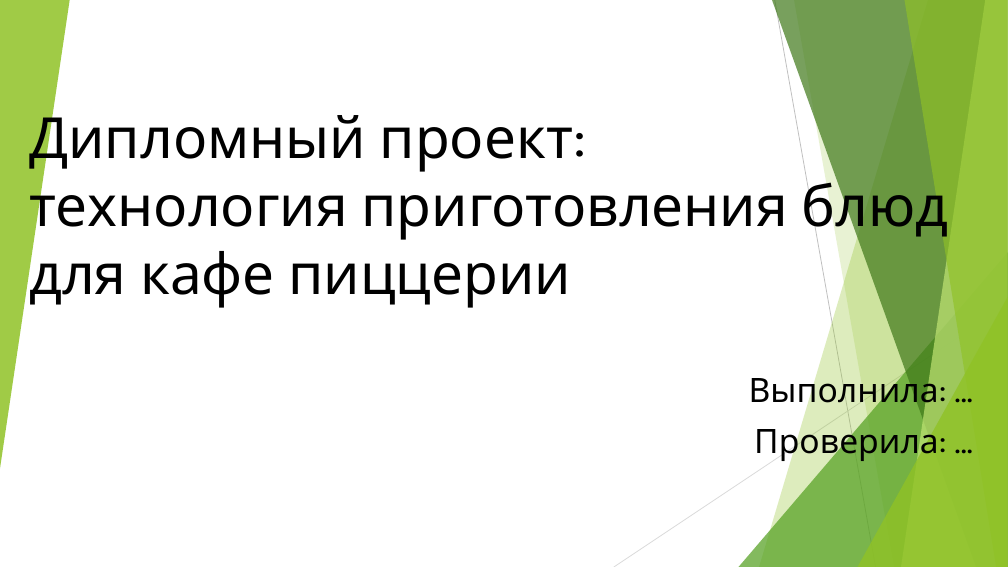
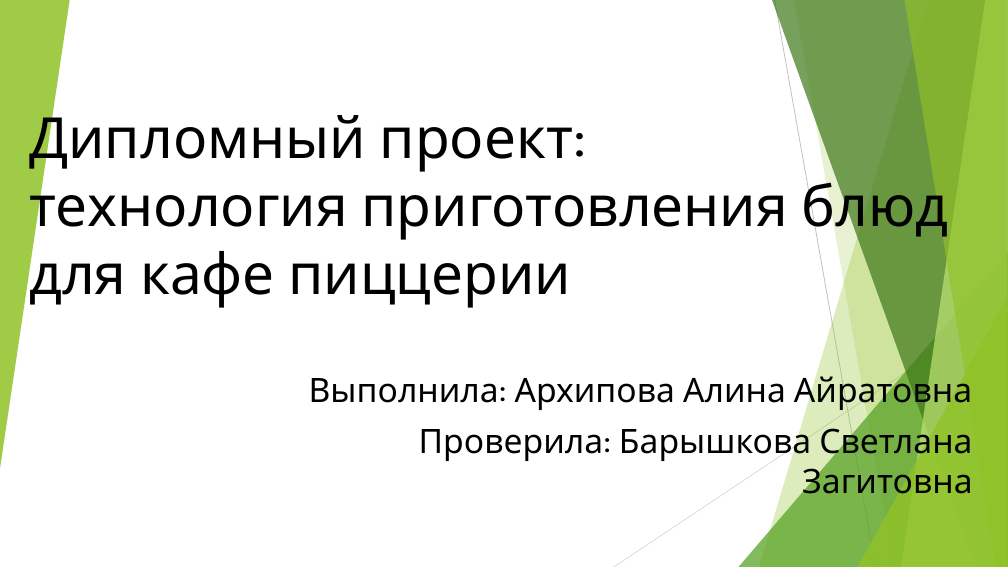
Before and after one commit to David2261/Scheme_Automation, a slide deck: slide 1 of 2023/Диплом/Алина/Презентация.pptx. Drawn at 1008x567 pixels with LibreOffice and Linux fonts; fonts in the diff are those of the drawing. Boxes give left, top, right and bottom in pixels: in the first picture for what was removed or moved away, otherwise in the second. Text is boxed around its words. In the diff, an @@ line names an element or a change of style, - is before the commit and + after.

```diff
--- a/2023/Диплом/Алина/Презентация.pptx
+++ b/2023/Диплом/Алина/Презентация.pptx
@@ subtitle at [309,371,973,494]: text changed @@
-Выполнила: …
-Проверила: …
+Выполнила: Архипова Алина Айратовна
+Проверила: Барышкова Светлана Загитовна
```
Also in this commit, not shown: 2 other slides changed, 1 slide added, 1 slide removed, 1 other file.
